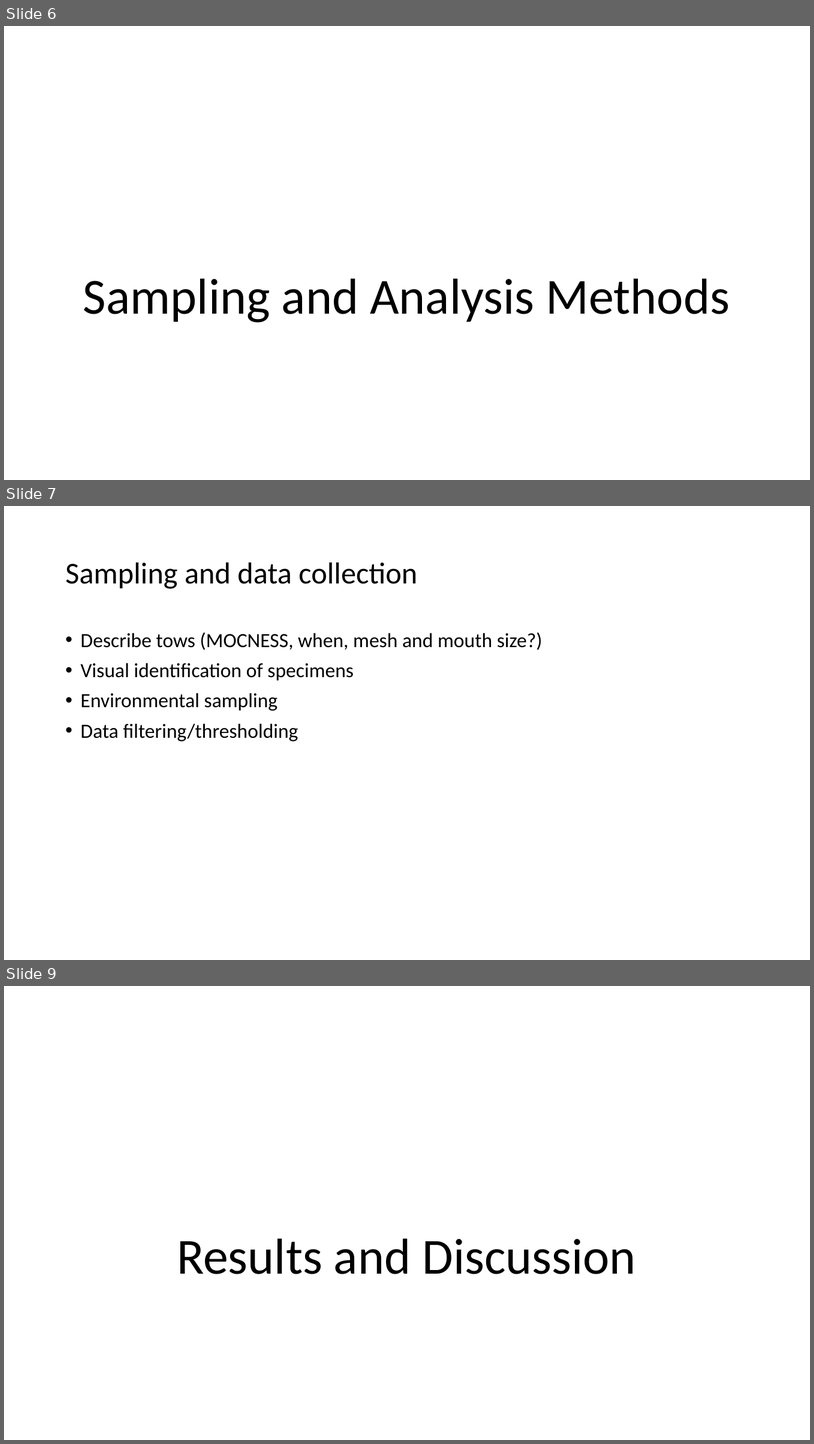
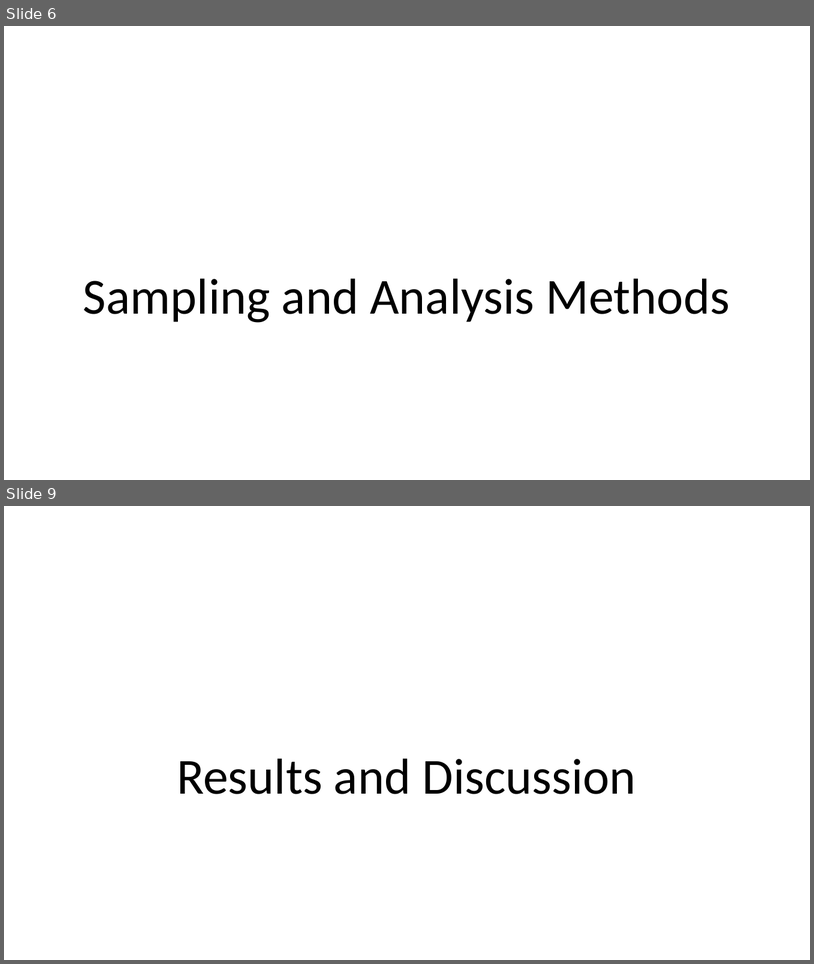
Before and after one commit to LukeABobay/larval-fish-community-analysis, a slide deck: PICES 2026 Presentation.pptx. Shown one above the other, each under a label of ours: slides 6, 7 and 9 before the commit, slides 6 and 9 after it; the slides between them are not shown. The pictures are 814x1444 and 814x964 pixels, drawn with LibreOffice and Linux fonts; fonts in the diff are those of the drawing. Boxes give left, top, right and bottom in pixels: in the first picture for what was removed or moved away, otherwise in the second. Text is boxed around its words. In the diff, an @@ line names an element or a change of style, - is before the commit and + after.

```diff
--- a/PICES 2026 Presentation.pptx
+++ b/PICES 2026 Presentation.pptx
@@ slide 7 removed at (x1=4, y1=506, x2=810, y2=960), background #FFFFFF @@
@@ title removed at (x1=65, y1=562, x2=417, y2=589) @@
-Sampling and data collection
@@ text removed at (x1=81, y1=632, x2=543, y2=741) @@
-• Describe tows (MOCNESS, when, mesh and mouth size?)
-• Visual identification of specimens
-• Environmental sampling
-• Data filtering/thresholding
```
Also in this commit, not shown: 6 slides changed, 4 slides added, 3 other slides removed.
